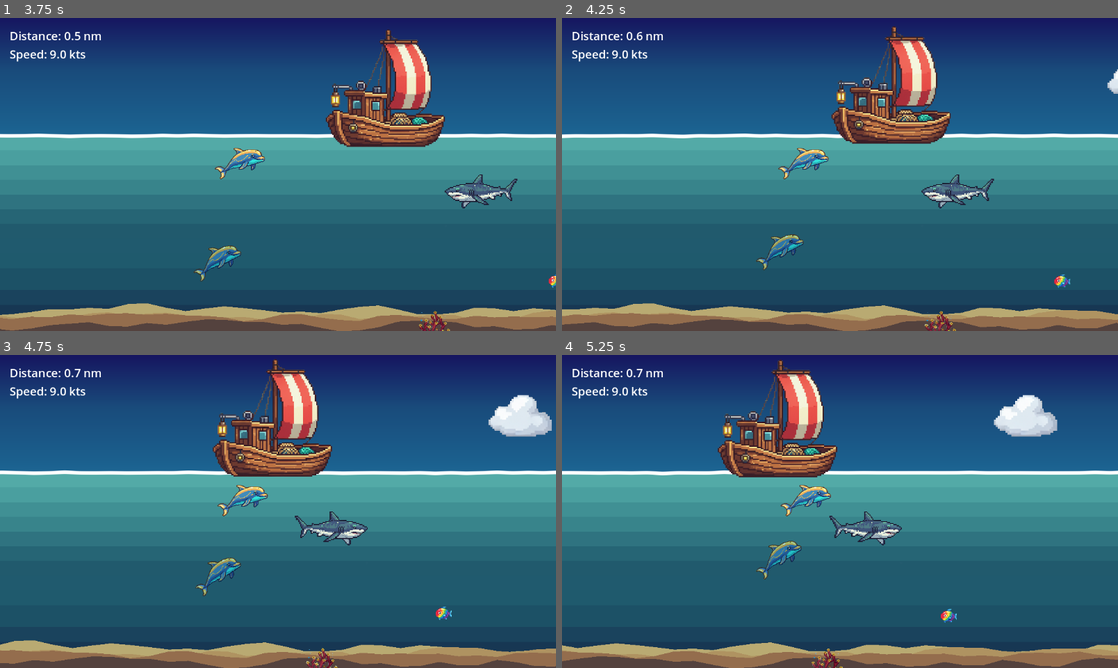
Above: before the commit, frames 1-4 (two rows, left to right).
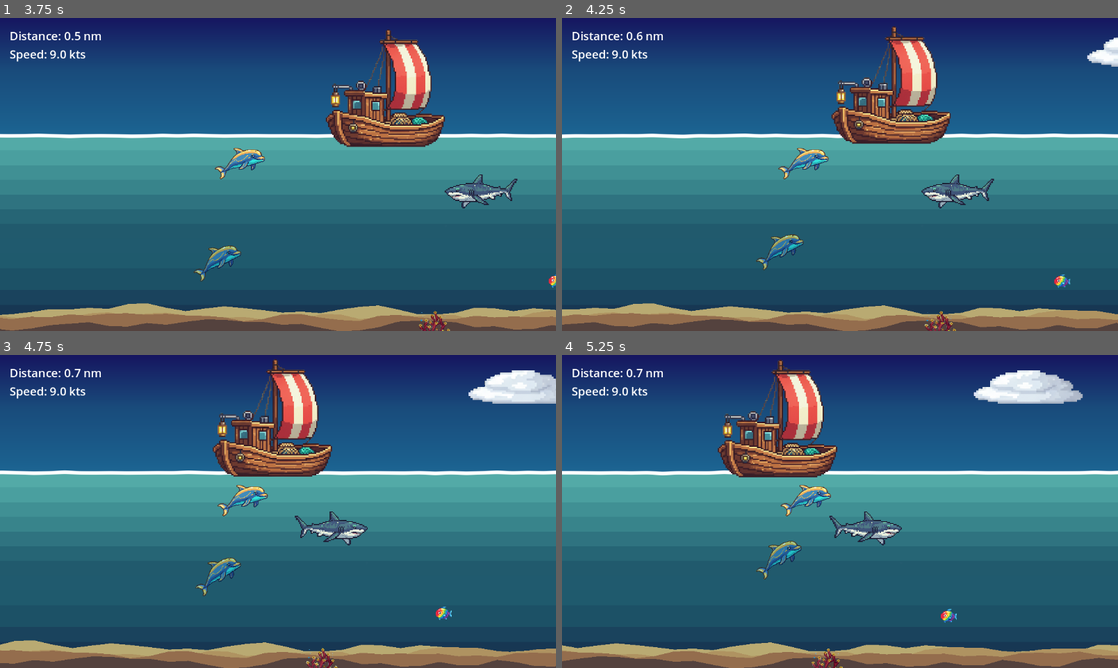
Above: after the commit, the same moments.

Repository: sandritalb/dolphin_ai
Game: Godot game, scene res://scenes/main.tscn
Same seed, same stepped clock (60 frames per second), same inputs: the game is played once before the commit and once after it.
Inputs:
- Up to frame 1 (3.75 s): click "1 Player" at 0.5 s; tap Enter (ui_accept) at 1.25, 1.52, 2.27 s; hold Right (ui_right) 1.28-2.03 s; hold Down (ui_down) 2.03-2.78 s; hold Right (ui_right) 2.78-3.53 s; hold Up (ui_up) from 3.53 s (still down)
- Up to frame 2 (4.25 s): keep holding Up (ui_up); tap Enter (ui_accept) at 3.77 s
- Up to frame 3 (4.75 s): release Up (ui_up) at 4.28 s; hold Left (ui_left) from 4.28 s (still down); tap Enter (ui_accept) at 4.52 s
- Up to frame 4 (5.25 s): keep holding Left (ui_left)

Frame 1 is identical in both runs. In frame 2, 0.4% of the frame differs, in the area x 94-100%, y 6-25%; in frame 3, 2.3%; in frame 4, 2.5%, in the area x 74-94%, y 4-27%.

Commit message:
feat: Update frame count in cloud animation and remove unused process function

Diff:
--- a/scripts/clouds.gd
+++ b/scripts/clouds.gd
@@ -6,12 +6,8 @@
 	mostrar_frame_aleatorio()
 
 
-# Called every frame. 'delta' is the elapsed time since the previous frame.
-func _process(delta: float) -> void:
-	pass
-
 
 func mostrar_frame_aleatorio() -> void:
 	# Si tienes una textura con múltiples frames, especifica el número total de frames
-	var total_frames = 3  # Cambia esto al número de frames que tengas
+	var total_frames = 9  # Cambia esto al número de frames que tengas
 	frame = randi() % total_frames
